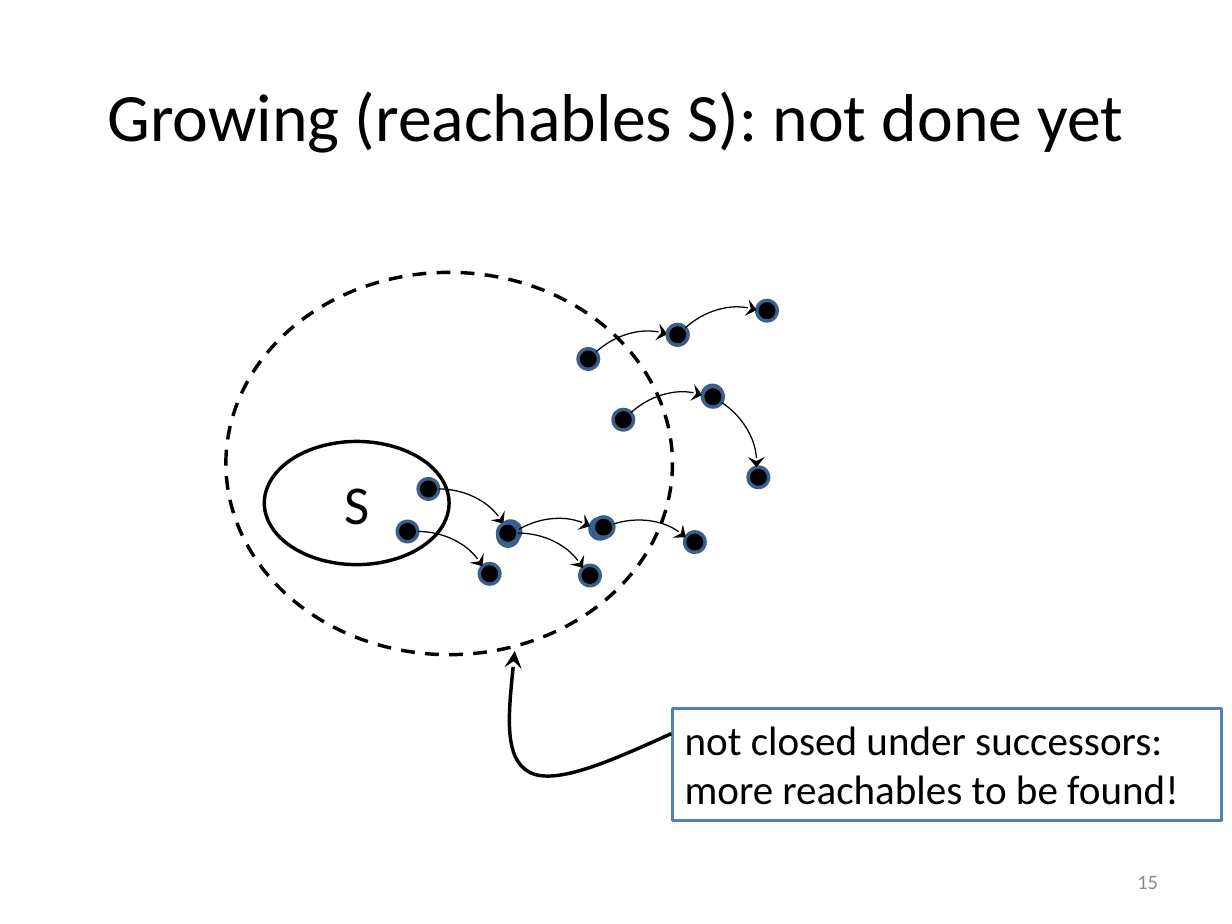
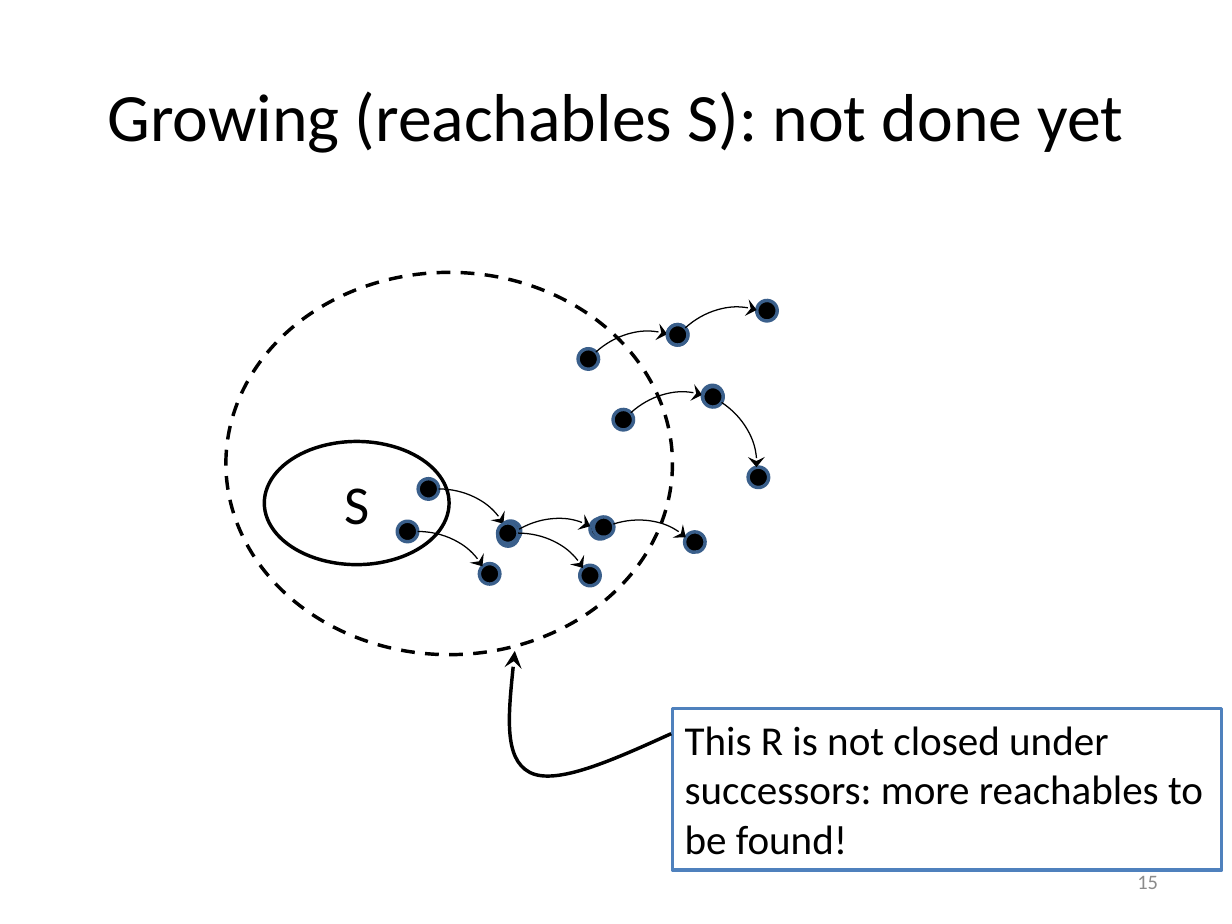
Before and after one commit to mwand/cs5010f16, a slide deck: slide 15 of Slides/Lesson 8.4 Searching in a Graph.pptx. Drawn at 1232x924 pixels with LibreOffice and Linux fonts; fonts in the diff are those of the drawing. Boxes give left, top, right and bottom in pixels: in the first picture for what was removed or moved away, otherwise in the second. Text is boxed around its words. In the diff, an @@ line names an element or a change of style, - is before the commit and + after.

Commit message:
fixed typo in gp08-3, updating slides for Modules 8-9

```diff
--- a/Slides/Lesson 8.4 Searching in a Graph.pptx
+++ b/Slides/Lesson 8.4 Searching in a Graph.pptx
@@ rectangle "This R is not closed ...": place and size @@
-rectangle "This R is not closed ..." at <box>673,708,1222,821</box>
+rectangle "This R is not closed ..." at <box>673,708,1222,870</box>
@@ text in rectangle at <box>685,726,1203,855</box>: text changed @@
-not closed under successors: more reachables to be found!
+This R is not closed under successors: more reachables to be found!
```
Also in this commit, not shown: 3 other slides changed, 10 other files.
